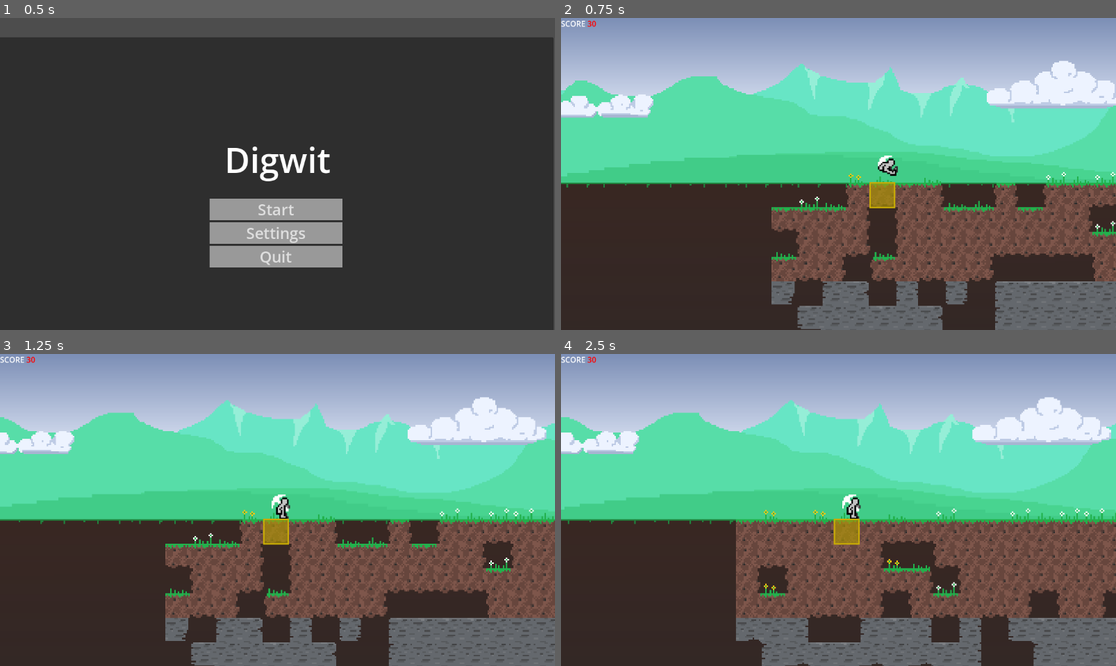
Above: before the commit, frames 1-4 (two rows, left to right).
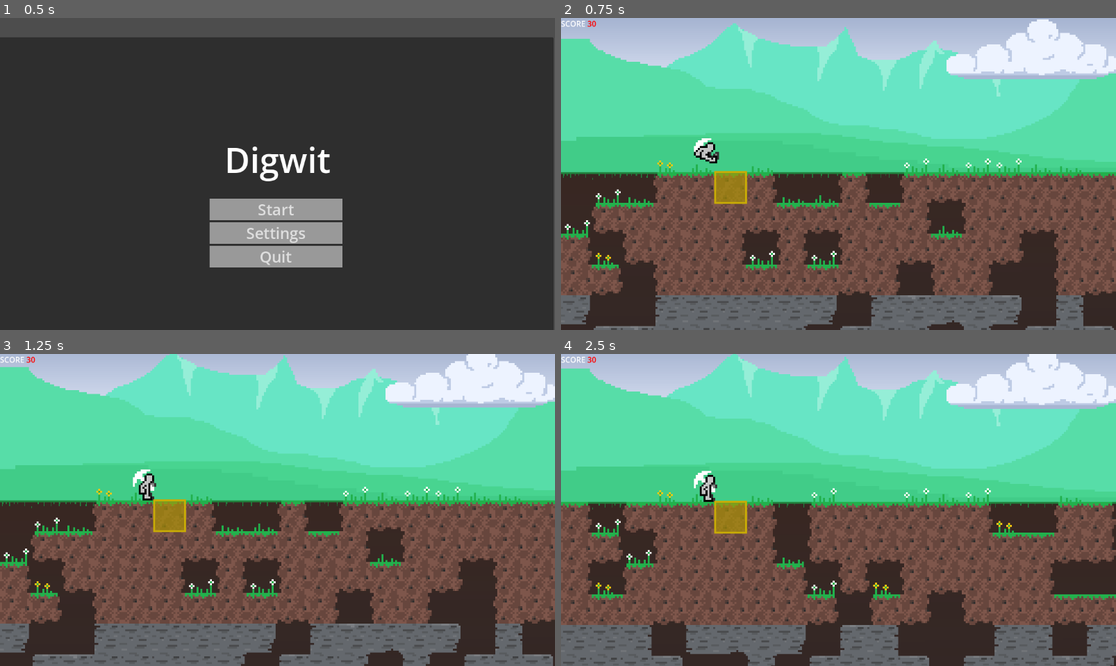
Above: after the commit, the same moments.

Repository: d-v-b/ld58
Game: Godot game, scene res://scenes/main_menu.tscn
Two runs of this game, one before a commit and one after it. Both use one fixed random seed, a clock stepped at 60 frames per second and the inputs below.
Inputs (mouse positions are in pixels of both pictures, inside the frame that each line leads up to):
- Up to frame 1 (0.5 s): no input
- Up to frame 2 (0.75 s): click "Start" at 0.5 s
- Up to frame 3 (1.25 s): no input
- Up to frame 4 (2.5 s): move the mouse to (577, 363) at 1.27 s; hold D (move_right) 1.28-2 s; tap X (action_die) at 1.35 s; tap Space (action_jump) at 1.52 s; click "Play again" at 2 s

Frame 1 is identical in both runs. In frame 2, 62% of the frame differs, in the area x 0-100%, y 0-100%; in frame 3, 65%; in frame 4, 66%.

Commit message:
limit world space to a downward box
Limit camera to the game space
Game area is 22x64
Mining is only one action

Diff:
--- a/Collector/scenes/game.tscn
+++ b/Collector/scenes/game.tscn
@@ -1,11 +1,10 @@
-[gd_scene load_steps=11 format=3 uid="uid://dsfm3h2mxl1hh"]
+[gd_scene load_steps=14 format=3 uid="uid://dsfm3h2mxl1hh"]
 
 [ext_resource type="Script" uid="uid://b7k8d2qq5wept" path="res://scripts/game.gd" id="1_qbsmt"]
 [ext_resource type="Texture2D" uid="uid://dxsqek77lhtb8" path="res://assets/texture_atlas_2.png" id="2_0tnpc"]
 [ext_resource type="PackedScene" uid="uid://cgohnh6jevo5g" path="res://scenes/player.tscn" id="2_cpr0p"]
 [ext_resource type="Script" uid="uid://upb4cf8v7m5a" path="res://scripts/world_tile.gd" id="3_vtaks"]
 [ext_resource type="PackedScene" uid="uid://bgh183yp2hi7y" path="res://scenes/hud.tscn" id="4_lbhrr"]
-[ext_resource type="Texture2D" uid="uid://bxlqn601e7qbm" path="res://assets/TopBackground.png" id="11_kvpfn"]
 [ext_resource type="Texture2D" uid="uid://gbir15ew0fxx" path="res://assets/underground_background.png" id="12_dinhu"]
 [ext_resource type="PackedScene" uid="uid://d2oyp2jbjhicj" path="res://scenes/parallax_background.tscn" id="13_kvuet"]
 
@@ -102,6 +101,20 @@
 physics_layer_0/collision_mask = 135
 sources/1 = SubResource("TileSetAtlasSource_vtaks")
 
+[sub_resource type="WorldBoundaryShape2D" id="WorldBoundaryShape2D_gee14"]
+normal = Vector2(1, 0)
+
+[sub_resource type="WorldBoundaryShape2D" id="WorldBoundaryShape2D_0tnpc"]
+normal = Vector2(-1, 0)
+distance = -1408.0
+
+[sub_resource type="WorldBoundaryShape2D" id="WorldBoundaryShape2D_u5sy4"]
+normal = Vector2(0, 1)
+distance = -640.0
+
+[sub_resource type="WorldBoundaryShape2D" id="WorldBoundaryShape2D_vtaks"]
+distance = -4096.0
+
 [node name="Main" type="Node2D"]
 script = ExtResource("1_qbsmt")
 
@@ -110,31 +123,19 @@
 tile_set = SubResource("TileSet_gee14")
 script = ExtResource("3_vtaks")
 
-[node name="Camera2D" type="Camera2D" parent="."]
-zoom = Vector2(0.8, 0.8)
-position_smoothing_enabled = true
-
 [node name="Player" parent="." instance=ExtResource("2_cpr0p")]
 z_index = 1
 position = Vector2(300, -45)
 
+[node name="Camera2D" type="Camera2D" parent="Player"]
+position = Vector2(-300, 45)
+limit_left = 0
+limit_top = -640
+limit_right = 1408
+limit_bottom = 4096
+position_smoothing_enabled = true
+
 [node name="HUD" parent="." instance=ExtResource("4_lbhrr")]
-
-[node name="AboveGround Background" type="TextureRect" parent="."]
-visible = false
-custom_minimum_size = Vector2(4096, 4096)
-offset_left = -2048.0
-offset_top = -2443.0
-offset_right = 2048.0
-offset_bottom = 1653.0
-texture = ExtResource("11_kvpfn")
-
-[node name="UnderGround Background" type="TextureRect" parent="."]
-custom_minimum_size = Vector2(4096, 4096)
-offset_left = -2048.0
-offset_right = 2048.0
-offset_bottom = 4096.0
-texture = ExtResource("12_dinhu")
 
 [node name="DeathOverlay" type="CanvasLayer" parent="."]
 
@@ -198,3 +199,25 @@
 [node name="parallax_background" parent="." instance=ExtResource("13_kvuet")]
 z_index = -1
 position = Vector2(-2456, -1993)
+
+[node name="UnderGround Background" type="TextureRect" parent="."]
+custom_minimum_size = Vector2(1408, 4096)
+offset_right = 1408.0
+offset_bottom = 4096.0
+texture = ExtResource("12_dinhu")
+
+[node name="WorldBoundaries" type="StaticBody2D" parent="."]
+collision_layer = 128
+collision_mask = 255
+
+[node name="Left" type="CollisionShape2D" parent="WorldBoundaries"]
+shape = SubResource("WorldBoundaryShape2D_gee14")
+
+[node name="Right" type="CollisionShape2D" parent="WorldBoundaries"]
+shape = SubResource("WorldBoundaryShape2D_0tnpc")
+
+[node name="Top" type="CollisionShape2D" parent="WorldBoundaries"]
+shape = SubResource("WorldBoundaryShape2D_u5sy4")
+
+[node name="Bottom" type="CollisionShape2D" parent="WorldBoundaries"]
+shape = SubResource("WorldBoundaryShape2D_vtaks")
--- a/Collector/scenes/mining_block.tscn
+++ /dev/null
@@ -1,26 +0,0 @@
-[gd_scene load_steps=2 format=3 uid="uid://bexaun6ffjfij"]
-
-[ext_resource type="Script" uid="uid://dtq5gci0j3xnb" path="res://scripts/mining_block.gd" id="1_hy1y5"]
-
-[node name="MiningBlock" type="RigidBody2D"]
-input_pickable = true
-gravity_scale = 0.0
-contact_monitor = true
-max_contacts_reported = 20
-script = ExtResource("1_hy1y5")
-
-[node name="Polygon2D" type="Polygon2D" parent="."]
-color = Color(0.36078432, 0.23921569, 1, 1)
-polygon = PackedVector2Array(-32, 32, 32, 32, 32, -32, -32, -32)
-
-[node name="Overlay" type="Line2D" parent="."]
-visible = false
-points = PackedVector2Array(32, 32, -32, 32, -32, -32, 32, -32)
-closed = true
-width = 4.0
-default_color = Color(0.41960785, 0.8901961, 0.63529414, 1)
-
-[connection signal="destroy" from="." to="." method="_on_destroy"]
-[connection signal="input_event" from="." to="." method="_on_input_event"]
-[connection signal="mine" from="." to="." method="_on_mine"]
-[connection signal="select" from="." to="." method="_on_select"]
--- a/Collector/scripts/game.gd
+++ b/Collector/scripts/game.gd
@@ -1,6 +1,5 @@
 extends Node2D
 
-@onready var camera = $Camera2D
 @onready var player = $Player
 @onready var death_overlay = $DeathOverlay
 
@@ -17,10 +16,6 @@
 	# Connect button signals
 	$"DeathOverlay/Menu/VBoxContainer/Play again".pressed.connect(_on_play_again_pressed)
 	$"DeathOverlay/Menu/VBoxContainer/Go to main menu".pressed.connect(_on_main_menu_pressed)
-
-func _process(_delta):
-	if player:
-		camera.global_position = player.global_position
 
 func _on_player_died():
 	print('the player died')
--- a/Collector/scripts/mining_blocks/standard.gd
+++ b/Collector/scripts/mining_blocks/standard.gd
@@ -2,4 +2,4 @@
 
 func _init(world_position: Vector2) -> void:
 	super._init(world_position)
-	health = 3
+	health = 1
--- a/Collector/scripts/world_tile.gd
+++ b/Collector/scripts/world_tile.gd
@@ -2,7 +2,7 @@
 
 class_name WorldTile
 
-const _size = Vector2i(64, 64)
+const _size = Vector2i(22, 64)
 
 var grid: Array[Array]
 
